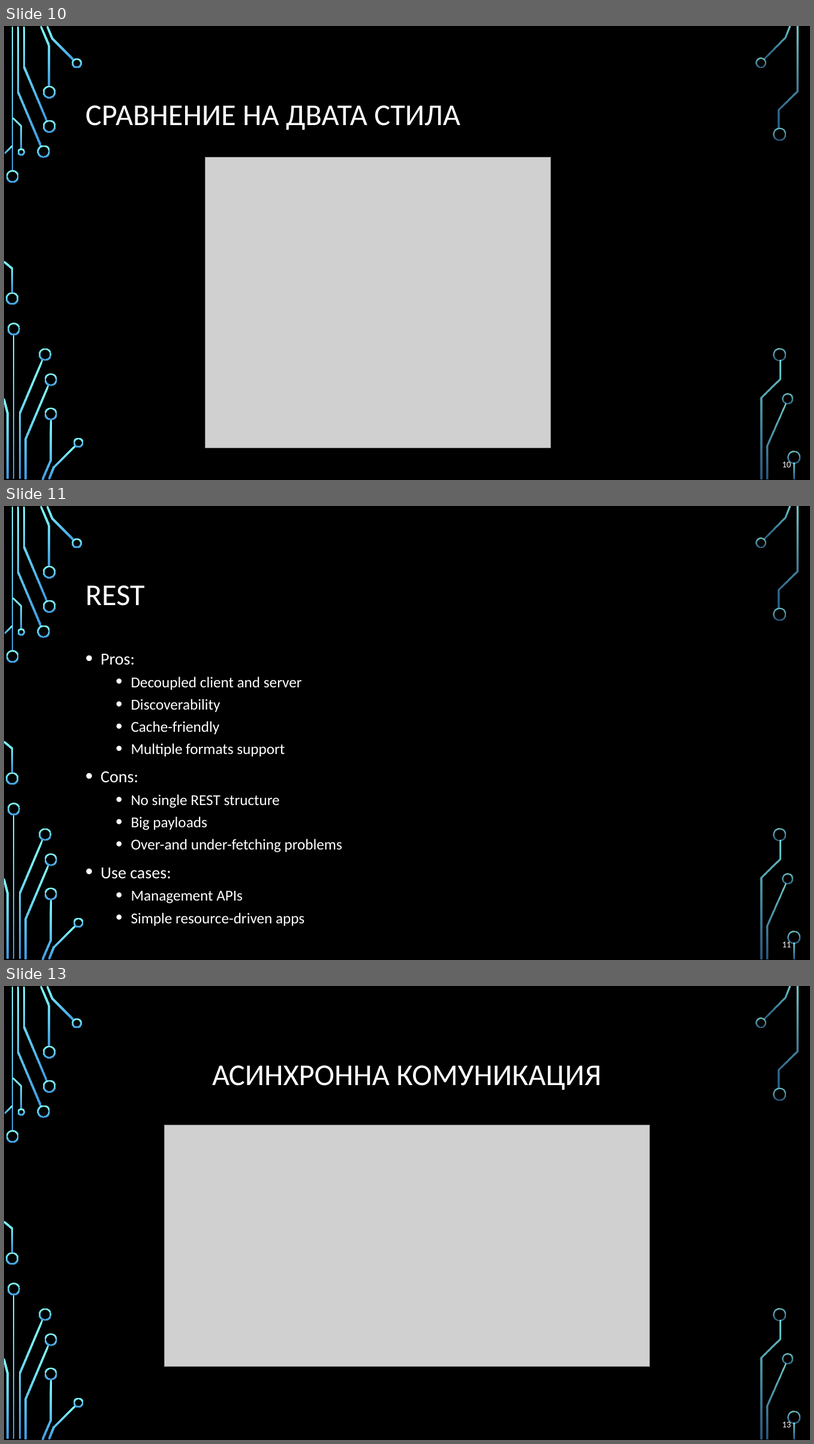
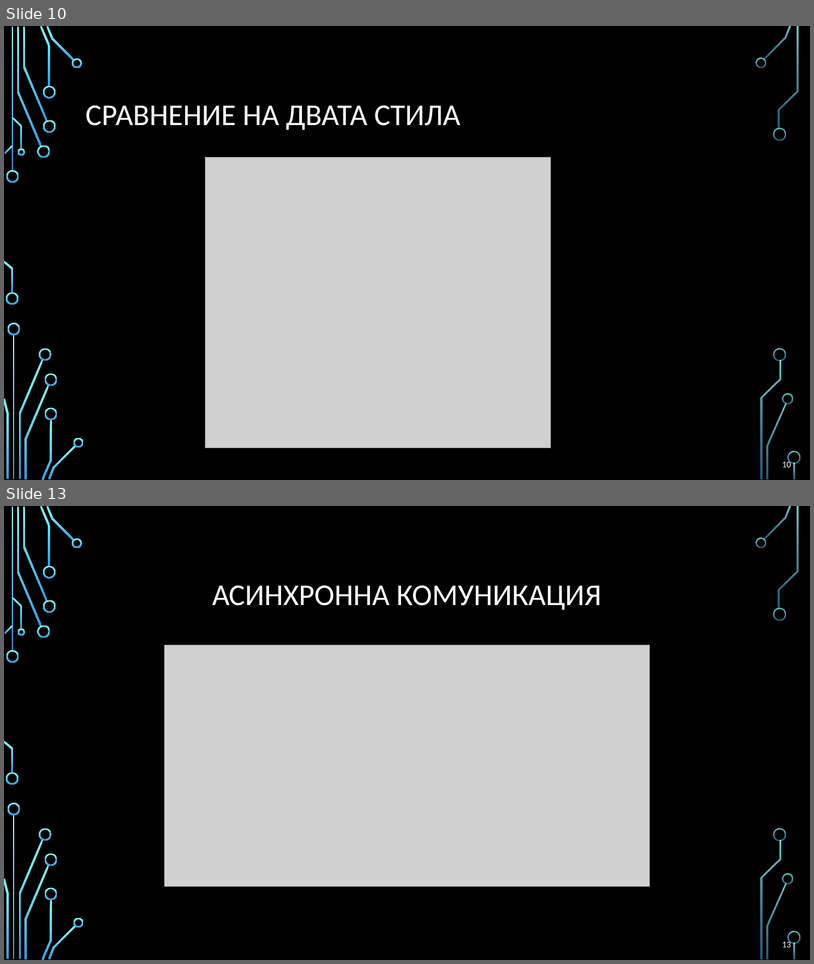
Before and after one commit to profjordanov/doctorate, a slide deck: communications/web_communication_pres.pptx. Shown one above the other, each under a label of ours: slides 10, 11 and 13 before the commit, slides 10 and 13 after it; the slides between them are not shown. The pictures are 814x1444 and 814x964 pixels, drawn with LibreOffice and Linux fonts; fonts in the diff are those of the drawing; grey boxes stand for pictures; background and template pictures are left out. Boxes give left, top, right and bottom in pixels: in the first picture for what was removed or moved away, otherwise in the second. Text is boxed around its words. In the diff, an @@ line names an element or a change of style, - is before the commit and + after.

```diff
--- a/communications/web_communication_pres.pptx
+++ b/communications/web_communication_pres.pptx
@@ slide 11 removed at [4, 506, 810, 960], background picture (left out); not listed: 36 template elements that a slide beside it also shows @@
@@ title removed at [86, 585, 145, 606] @@
-REST
@@ text removed at [101, 654, 342, 925] @@
-• Pros:
-  • Decoupled client and server
-  • Discoverability
-  • Cache-friendly
-  • Multiple formats support
-• Cons:
-  • No single REST structure
-  • Big payloads
-  • Over-and under-fetching problems
-• Use cases:
-  • Management APIs
-  • Simple resource-driven apps
@@ page number removed at [783, 940, 792, 947] @@
-11
```
Also in this commit, not shown: 1 slide changed, 3 slides added, 2 other slides removed.
